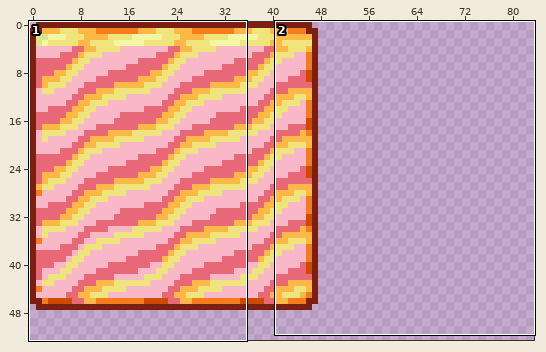
One commit to this pixel-art file: arena_1_tileset.aseprite. Above, an overview of the earlier version with the close-up marked.
Close-up. As it was:
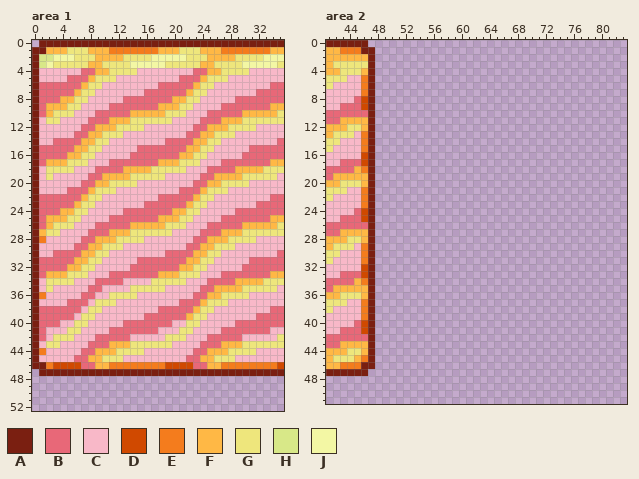
160x128 pixels, 1 frame. Shown: area 1: x 0..35, y 0..52; area 2: x 41..83, y 0..51. The wide view leaves out empty margins.
Palette (. is transparent): A #7a1f11  B #e86878  C #f8b8c8  D #d04900  E #f47c1d  F #ffb845  G #eee67c  H #d8e888  J #f3f7a4
Pixels before, area 1, first column x 0:
 0 .AAAAAAAAAAAAAAAAAAAAAAAAAAAAAAAAAAA
 1 AAFFFGGGFFFEEEEEEEFFFGGGFFFEEEEEEEFF
 2 AHHJJJGGGFFFFGGGGJJJJJGGGFFFFGGGGJJJ
 3 AHJGGGGGFFGGGGJJJJJGGGGGFFGGGGJJJJJG
 4 ACCCCCCBBFFGGGGCCCCCCCCBBFFGGGGCCCCC
 5 ACCCCBBBFGGGCCCCCCCCCBBBFGGGCCCCCCCC
 6 ABBBBBBFGGCCCCCCCCBBBBBFGGCCCCCCCCBB
 7 ABBBBBFGGCCCCCCCBBBBBBFGGCCCCCCCBBBB
 8 ABBBFFGGCCCCCBBBBBBBFFGGCCCCCBBBBBBB
 9 ABFFFGGCCCCBBBBBBBFFFGGCCCCBBBBBBBFF
10 ABFGGGCCCBBBBBFFFFFGGGCCCBBBBBFFFFFG
11 ACGGCCCCBBBFFFGGGGGGCCCCBBBFFFGGGGGG
12 ACCCCCCBBFFFGGGGCCCCCCCBBFFFGGGGCCCC
13 ACCCCCBBFFGGGCCCCCCCCCBBFFGGGCCCCCCC
14 ACCBBBBFFGGCCCCCCCCBBBBFFGGCCCCCCCCB
15 ABBBBBFFGGCCCCCBBBBBBBFFGGCCCCCBBBBB
16 ABBBBFFGGCCCCCBBBBBBBFFGGCCCCCBBBBBB
17 ABFFFGGGCCCBBBBBBBFFFGGGCCCBBBBBBBFF
18 ACGGGGCCCBBBBFFFFGGGGGCCCBBBBFFFFGGG
19 ACGCCCCCBBFFFFGGGGGCCCCCBBFFFFGGGGGC
20 ACCCCCCBBFFGGGGCCCCCCCCBBFFGGGGCCCCC
21 ACCCCBBBFGGGCCCCCCCCCBBBFGGGCCCCCCCC
22 ABBBBBBFGGCCCCCCCCBBBBBFGGCCCCCCCCBB
23 ABBBBBFGGCCCCCCCBBBBBBFGGCCCCCCCBBBB
24 ABBBFFGGCCCCCBBBBBBBFFGGCCCCCBBBBBBB
25 ABFFFGGCCCCBBBBBBBFFFGGCCCCBBBBBBBFF
26 ABFGGGCCCBBBBBFFFFFGGGCCCBBBBBFFFFFG
27 AFGGCCCCBBBFFFGGGGGGCCCCBBBFFFGGGGGG
28 AECCCCCBBFFFGGGGCCCCCCCBBFFFGGGGCCCC
29 ACCCCCBBFFGGGCCCCCCCCCBBFFGGGCCCCCCC
30 ACCBBBBFFGGCCCCCCCCBBBBFFGGCCCCCCCCB
31 ABBBBBFFGGCCCCCBBBBBBBFFGGCCCCCBBBBB
32 ABBBBFFGGCCCCCBBBBBBBFFGGCCCCCBBBBBB
33 ABFFFGGGCCCBBBBBBBFFFGGGCCCBBBBBBBFF
34 ACGGGGCCCBBBBCCCCGGGGGCCCBBBBFFFFGGG
35 ACGCCCCCBBCCCCGGGGGCCCCCBBFFFFGGGGGC
36 AECCCCCBBCCGGGGCCCCCCCCBBFFGGGGCCCCC
37 ACCCCBBBCGGGCCCCCCCCCBBBFGGGCCCCCCCC
38 ABBBBBBCGGCCCCCCCCBBBBBFGGCCCCCCCCBB
39 ABBBBBCGGCCCCCCCBBBBBBFGGCCCCCCCBBBB
40 ABBBCCGGCCCCCBBBBBBBCCGGCCCCCBBBBBBB
41 ABCCCGGCCCCBBBBBBBCCCGGCCCCBBBBBBBCC
42 ABCGGGCCCBBBBBCCCCCGGGCCCBBBBBCCCCCG
43 ACGGCCCCBBBFFFGGGGGGCCCCBBBFFFGGGGGG
44 AECCCCCBBFFFGGGGCCCCCCCBBFFFGGGGCCCC
45 ACCCCCBBFFGGGCCCCCCCCCBBFFGGGCCCCCCC
46 AAEDDDDBBFFEEEEEEEEDDDDBBFFEEEEEEEED
47 .AAAAAAAAAAAAAAAAAAAAAAAAAAAAAAAAAAA
Pixels before, area 2, first column x 41:
 0 AAAAAA.
 1 FFEEEAA
 2 FFFFFFA
 3 FGGGGGA
 4 FFGGGFA
 5 GGGCCEA
 6 GCCCCEA
 7 CCCCCEA
 8 CCCCBDA
 9 CCBBBDA
10 BBBBBBA
11 BBFFFFA
12 FFFGGFA
13 FGGGCEA
14 GGCCCEA
15 GCCCCEA
16 CCCCCDA
17 CCBBBDA
18 BBBBFEA
19 BFFFFFA
20 FFGGGFA
21 GGGCCEA
22 GCCCCEA
23 CCCCCEA
24 CCCCBDA
25 CCBBBDA
26 BBBBBBA
27 BBFFFFA
28 FFFGGFA
29 FGGGCEA
30 GGCCCEA
31 GCCCCEA
32 CCCCCDA
33 CCBBBDA
34 BBBBFEA
35 BFFFFFA
36 FFGGGFA
37 GGGCCEA
38 GCCCCEA
39 CCCCCEA
40 CCCCBDA
41 CCBBBDA
42 BBBBBBA
43 BBFFFFA
44 FFFGGFA
45 FGGGFEA
46 FFEEEAA
47 AAAAAA.
Once edited:
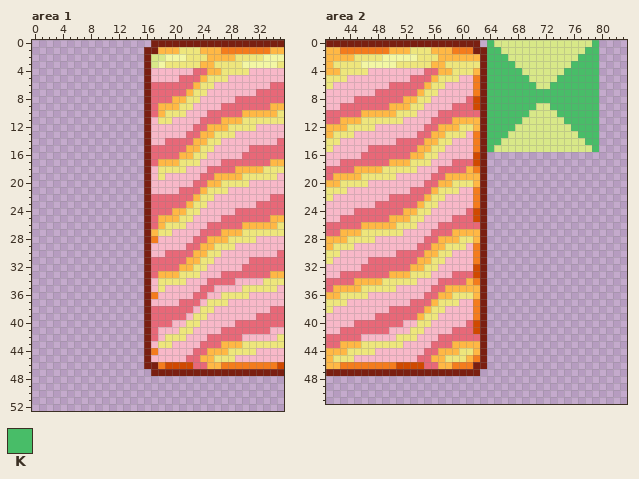
Colours new in this view: K #48bd68
The edit:
Changed rows in their new state; - is an unchanged pixel.
Area 1, layer "Layer 2":
first column x 0:
 0 -................----------------
 1 ................AA---------------
 2 ................AHH--------------
 3 ................AH---------------
 4 ................A----------------
 5 ................A----------------
 6 ................AB---------------
 7 ................A----------------
 8 ................A----------------
 9 ................A----------------
10 ................AB---------------
11 ................AC---------------
12 ................A----------------
13 ................A----------------
14 ................A----------------
15 ................A----------------
16 ................A----------------
17 ................A----------------
18 ................AC---------------
19 ................AC---------------
20 ................A----------------
21 ................A----------------
22 ................AB---------------
23 ................A----------------
24 ................A----------------
25 ................A----------------
26 ................AB---------------
27 ................AF---------------
28 ................AE---------------
29 ................A----------------
30 ................A----------------
31 ................A----------------
32 ................A----------------
33 ................A----------------
34 ................AC-----------CCCC
35 ................AC--------CCCC---
36 ................AE-------CC------
37 ................A-------C--------
38 ................AB-----C---------
39 ................A-----C----------
40 ................A----------------
41 ................A----------------
42 ................AB---------------
43 ................AC---------------
44 ................AE---------------
45 ................A----------------
46 ................AA---------------
47 -................----------------
Area 2, layer "Layer 2":
first column x 45:
 0 --AAAAAAAAAAAAAAAA-KHHHHHHHHHHHHHHK
 1 -EEEEFFFGGGFFFEEEAAKKHHHHHHHHHHHHKK
 2 GGGGJJJJJGGGFFFFFFAKKKHHHHHHHHHHKKK
 3 -JJJJJGGGGGFFGGGGGAKKKKHHHHHHHHKKKK
 4 -GCCCCCCCCBBFFGGGFAKKKKKHHHHHHKKKKK
 5 -CCCCCCCBBBFGGGCCEAKKKKKKHHHHKKKKKK
 6 -CCCCBBBBBFGGCCCCEAKKKKKKKHHKKKKKKK
 7 -CCBBBBBBFGGCCCCCEAKKKKKKKKKKKKKKKK
 8 -BBBBBBFFGGCCCCCBDAKKKKKKKKKKKKKKKK
 9 -BBBBFFFGGCCCCBBBDAKKKKKKKHHKKKKKKK
10 -FFFFFGGGCCCBBBBBBAKKKKKKHHHHKKKKKK
11 -GGGGGGCCCCBBBFFFFAKKKKKHHHHHHKKKKK
12 -GGCCCCCCCBBFFFGGFAKKKKHHHHHHHHKKKK
13 -CCCCCCCCBBFFGGGCEAKKKHHHHHHHHHHKKK
14 -CCCCCBBBBFFGGCCCEAKKHHHHHHHHHHHHKK
15 -CBBBBBBBFFGGCCCCEAKHHHHHHHHHHHHHHK
16 -BBBBBBBFFGGCCCCCDA----------------
17 -BBBBFFFGGGCCCBBBDA----------------
18 -FFFGGGGGCCCBBBBFEA----------------
19 -GGGGGCCCCCBBFFFFFA----------------
20 -GCCCCCCCCBBFFGGGFA----------------
21 -CCCCCCCBBBFGGGCCEA----------------
22 -CCCCBBBBBFGGCCCCEA----------------
23 -CCBBBBBBFGGCCCCCEA----------------
24 -BBBBBBFFGGCCCCCBDA----------------
25 -BBBBFFFGGCCCCBBBDA----------------
26 -FFFFFGGGCCCBBBBBBA----------------
27 -GGGGGGCCCCBBBFFFFA----------------
28 -GGCCCCCCCBBFFFGGFA----------------
29 -CCCCCCCCBBFFGGGCEA----------------
30 -CCCCCBBBBFFGGCCCEA----------------
31 -CBBBBBBBFFGGCCCCEA----------------
32 -BBBBBBBFFGGCCCCCDA----------------
33 -BBBBFFFGGGCCCBBBDA----------------
34 -FFFGGGGGCCCBBBBFEA----------------
35 -GGGGGCCCCCBBFFFFFA----------------
36 -GCCCCCCCCBBFFGGGFA----------------
37 -CCCCCCCBBBFGGGCCEA----------------
38 -CCCCBBBBBFGGCCCCEA----------------
39 -CCBBBBBBFGGCCCCCEA----------------
40 -BBBBBBCCGGCCCCCBDA----------------
41 -BBBBCCCGGCCCCBBBDA----------------
42 -CCCCCGGGCCCBBBBBBA----------------
43 -GGGGGGCCCCBBBFFFFA----------------
44 -GGCCCCCCCBBFFFGGFA----------------
45 CCCCCCCCCBBFFGGGFEA----------------
46 -EEEEEDDDDBBFFEEEAA----------------
47 --AAAAAAAAAAAAAAAA-----------------
Boxes around the changes in both close-ups, in picture pixels (x1, y1, x2, y2):
changed: (32, 40, 165, 376)
changed: (186, 278, 263, 320)
changed: (354, 40, 599, 376)
